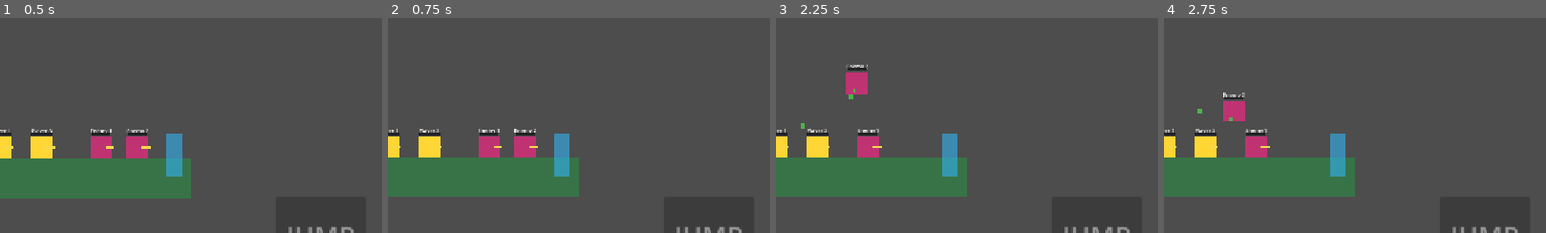
Above: before the commit, frames 1-4 (left to right).
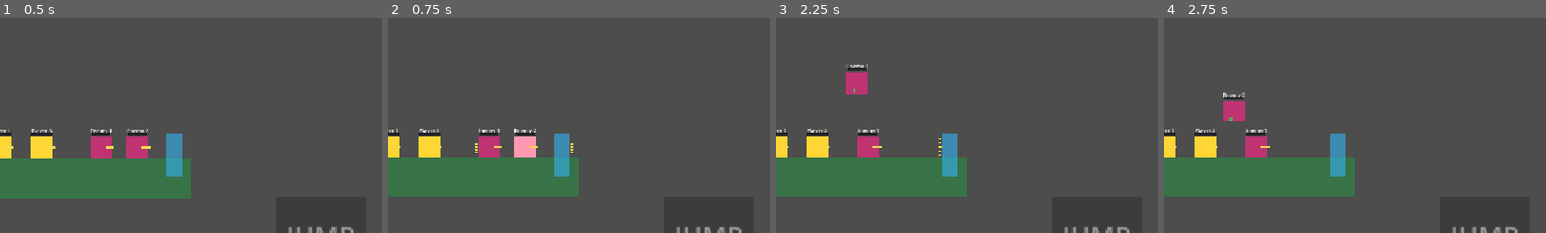
Above: after the commit, the same moments.

Repository: SDVGames-Studio/forms
Game: Godot game, scene res://Level.tscn
Two runs of this game, one before a commit and one after it. Both use one fixed random seed, a clock stepped at 60 frames per second and the inputs below. This scene is started directly instead of the project's main scene.
Inputs (mouse positions are % of the whole screen's width and height, from its top left):
- Up to frame 1 (0.5 s): no input
- Up to frame 2 (0.75 s): tap Enter at 0.5 s; move the mouse to (45, 70) at 0.52 s; hold D (move_right) from 0.53 s (still down); tap F (shoot) at 0.6 s; click (45, 70) at 0.67 s
- Up to frame 3 (2.25 s): tap Space (jump) at 0.77 s; release D (move_right) at 1.25 s; click "JUMP" at 1.25 s; click "FIRE" at 2 s
- Up to frame 4 (2.75 s): no input
The pictures show only the part of the screen within x 50-100%, y 20-70%; the shares and areas given below are measured in that part.

Frame 1 is identical in both runs. In frame 2, 0.6% of the frame differs, in the area x 22-49%, y 55-65%; in frame 3, less than 0.1%; in frame 4, less than 0.1%.

Commit message:
feat: per-turn shot limits and 3s inter-shot delay (#101)

Diff:
--- a/TurnController.gd
+++ b/TurnController.gd
@@ -234,6 +234,12 @@
 	if members.is_empty():
 		_check_win()
 		return
+	# Issue #101: every member of the team starting its turn gets its
+	# full shot quota back (per-weapon limits live in Weapon.gd).
+	for member in members:
+		var weapon: Node = member.get_node_or_null("Weapon")
+		if weapon != null and weapon.has_method("reset_shots"):
+			weapon.reset_shots()
 	if team == TEAM_PLAYER:
 		# The player keeps whichever character is currently controlled…
 		for member in members:
--- a/Weapon.gd
+++ b/Weapon.gd
@@ -13,6 +13,12 @@
 const ProjectileScript := preload("res://Projectile.gd")
 
 const COOLDOWN := 0.3
+
+## Issue #101: shots each weapon allows during ONE turn (index = weapon:
+## shotgun 2, rocket 1, grenade 1, spear 2) and the 3-second delay after
+## every shot during which the character cannot shoot again.
+const SHOTS_PER_TURN: Array = [2, 1, 1, 2]
+const SHOT_DELAY := 3.0
 
 const PELLET_SPEED := 900.0
 const PELLET_LIFETIME := 0.35
@@ -31,6 +37,10 @@
 var _facing := 1.0
 var _gravity_dir := 1.0
 var _cooldown_left := 0.0
+## Issue #101: shots already made this turn by this member.
+var _shots_used := 0
+## Issue #101: seconds left before the character may shoot again.
+var _shot_delay_left := 0.0
 
 ## Issue #99: when an NPC fires a grenade, the weapon lobs it ballistically
 ## at this target (cleared after one shot). Player grenades keep the
@@ -69,6 +79,8 @@
 
 func _physics_process(delta: float) -> void:
 	_cooldown_left = maxf(0.0, _cooldown_left - delta)
+	# Issue #101: tick the between-shots delay.
+	_shot_delay_left = maxf(0.0, _shot_delay_left - delta)
 
 	var parent := get_parent() as CharacterBody2D
 	var new_facing := _facing
@@ -89,8 +101,10 @@
 	if parent != null and parent.get("controlled") == true \
 			and TurnController.active_team == TurnController.TEAM_PLAYER:
 		selected_weapon = WeaponInventory.selected_weapon
-		if Input.is_action_just_pressed("shoot") and _cooldown_left == 0.0:
-			_fire()
+	var can_shoot := _shots_used < _shot_limit() \
+			and _shot_delay_left == 0.0 and _cooldown_left == 0.0
+	if Input.is_action_just_pressed("shoot") and can_shoot:
+		_fire()
 
 	# Issue #68: keep the held weapon in sync with selection and facing.
 	if selected_weapon != _held_style:
@@ -114,21 +128,38 @@
 	_held.color = style["color"]
 
 
+func _shot_limit() -> int:
+	return SHOTS_PER_TURN[clampi(selected_weapon, 0, SHOTS_PER_TURN.size() - 1)]
+
+
+## Issue #101: called by TurnController at the start of every turn —
+## restores the full shot quota for this character.
+func reset_shots() -> void:
+	_shots_used = 0
+	_shot_delay_left = 0.0
+
+
 func _fire() -> void:
 	_cooldown_left = COOLDOWN
+	_shots_used += 1
+	# Issue #101: 3-second pause before the next shot of the same turn.
+	_shot_delay_left = SHOT_DELAY
 	match selected_weapon:
 		0: _fire_shotgun()
 		1: _fire_rocket()
 		2: _fire_grenade()
 		3: _thrust_spear()
-	# Issue #65: a shot ends the move — hand the turn over.
-	TurnController.notify_shot()
+	# Issue #101+#65: only the LAST shot of the turn hands the turn over;
+	# with quota remaining the character keeps acting after the pause.
+	if _shots_used >= _shot_limit():
+		TurnController.notify_shot()
 
 
 ## Issue #66: NPC entry point — the enemy AI fires through the same weapon
 ## (same cooldown, same projectiles, same shooter pass-through).
 func npc_fire() -> void:
-	if _cooldown_left > 0.0:
+	if _cooldown_left > 0.0 or _shot_delay_left > 0.0 \
+			or _shots_used >= _shot_limit():
 		return
 	_fire()
 
